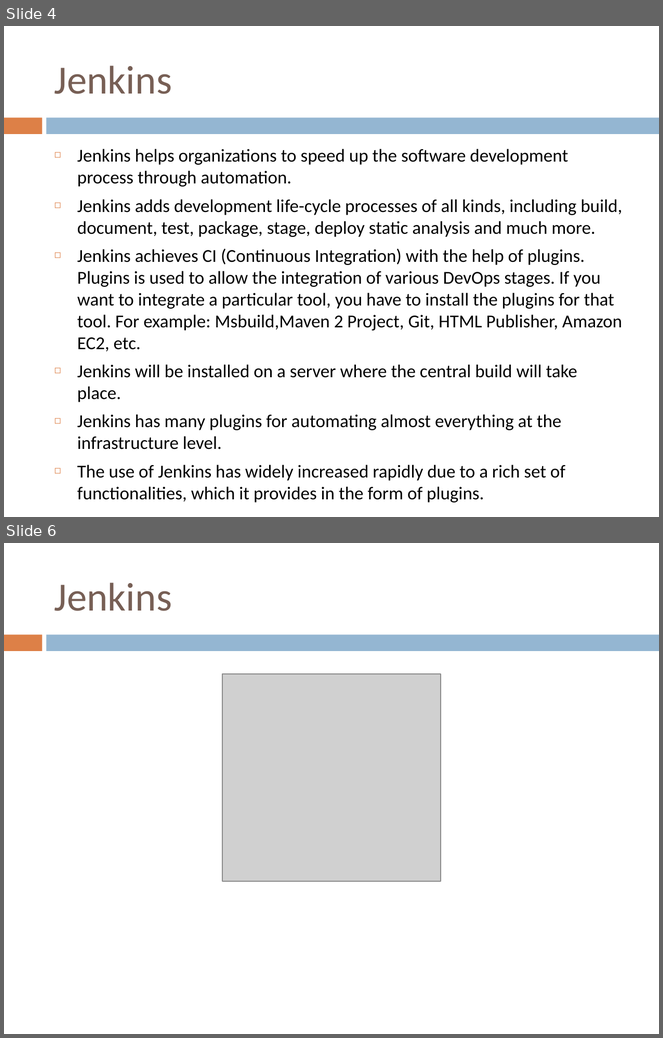
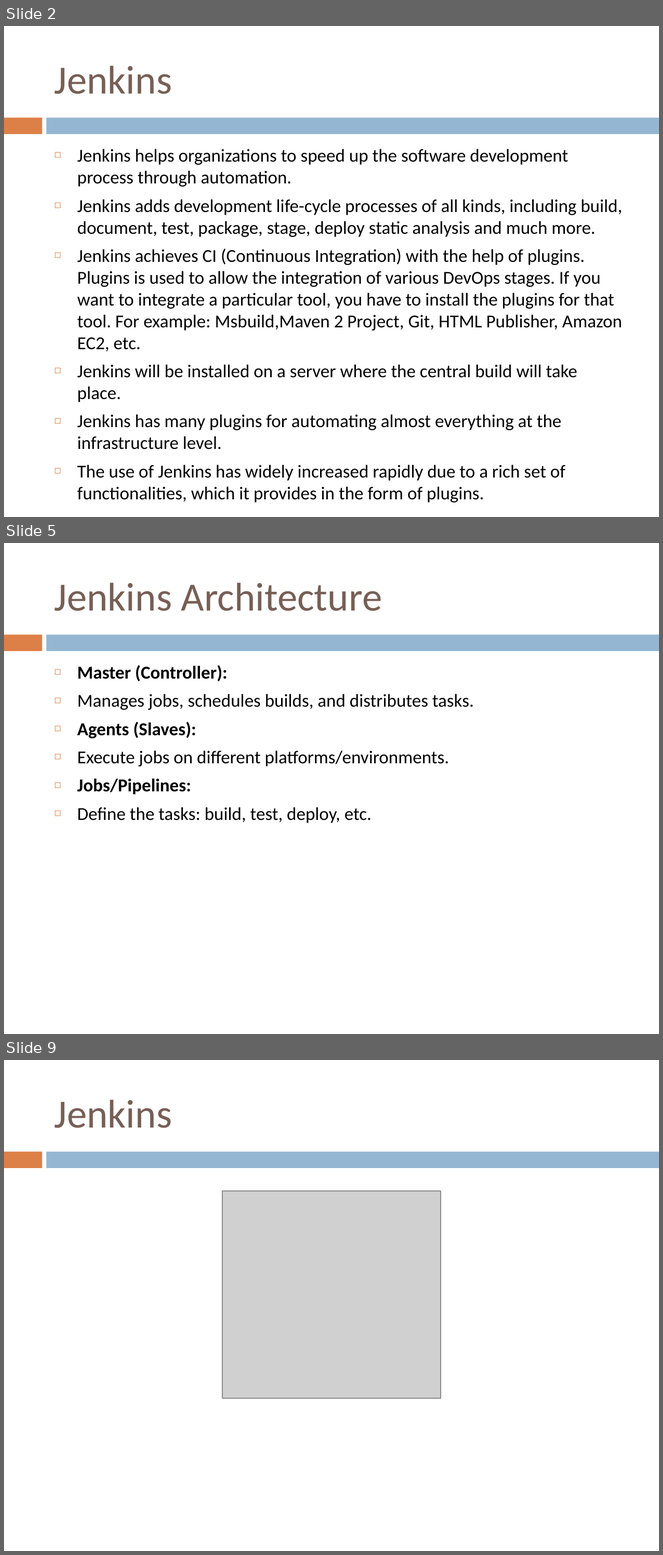
Before and after one commit to santuparsi/DevOps, a slide deck: Jenkins/Jenkins.pptx. Shown one above the other, each under a label of ours: slides 4 and 6 before the commit, slides 2, 5 and 9 after it; the slides between them are not shown. The pictures are 663x1038 and 663x1555 pixels, drawn with LibreOffice and Linux fonts; fonts in the diff are those of the drawing; grey boxes stand for pictures. Boxes give left, top, right and bottom in pixels: in the first picture for what was removed or moved away, otherwise in the second. Text is boxed around its words. In the diff, an @@ line names an element or a change of style, - is before the commit and + after.

```diff
--- a/Jenkins/Jenkins.pptx
+++ b/Jenkins/Jenkins.pptx
@@ slide 5 added at [4, 543, 659, 1034], background #FFFFFF; not listed: 2 template elements that a slide beside it also shows @@
@@ title added at [54, 583, 383, 611], 44 pt, text #775F55 @@
+Jenkins Architecture
@@ text added at [77, 665, 474, 823], 20 pt, text #000000 @@
+◻ Master (Controller):
+◻ Manages jobs, schedules builds, and distributes tasks.
+◻ Agents (Slaves):
+◻ Execute jobs on different platforms/environments.
+◻ Jobs/Pipelines:
+◻ Define the tasks: build, test, deploy, etc.
@@ what was slide 4 is now slide 2 @@
@@ what was slide 6 is now slide 9 @@
```
Also in this commit, not shown: 2 slides changed, 4 other slides added, 2 slides removed, 4 other files.
